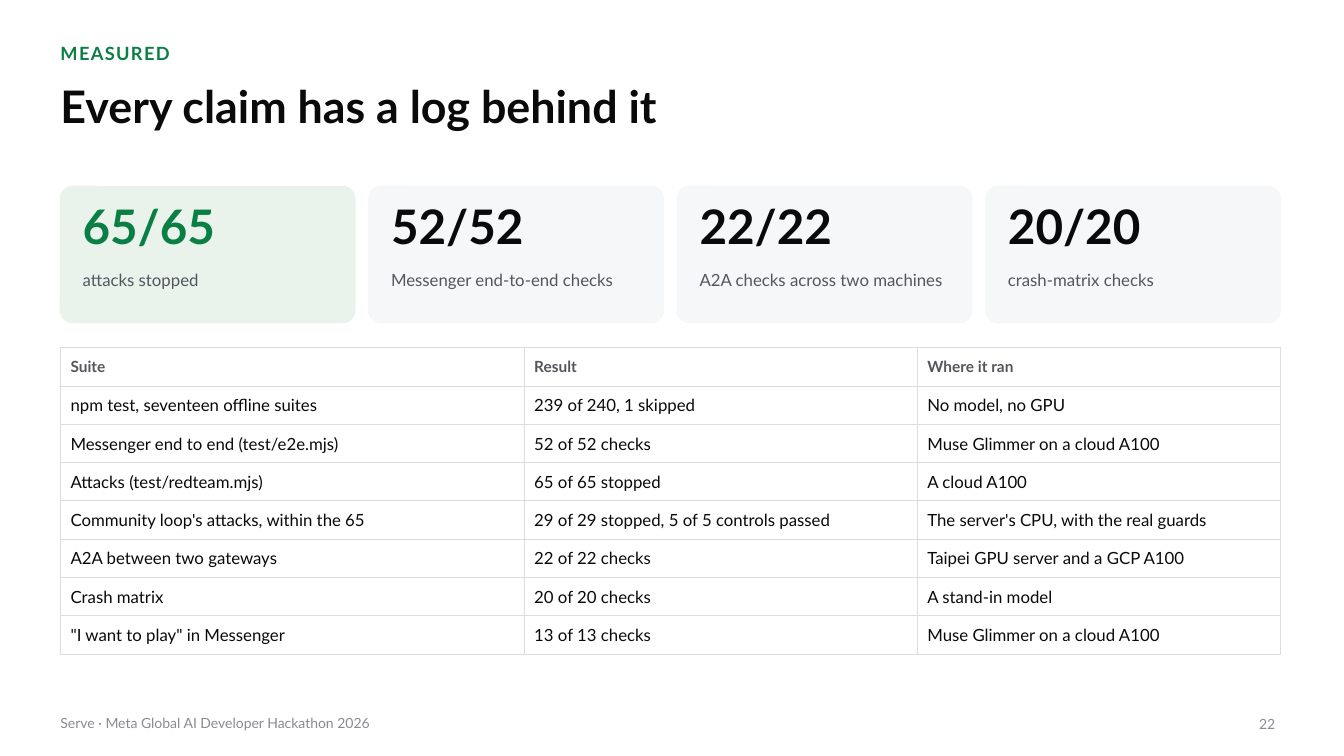
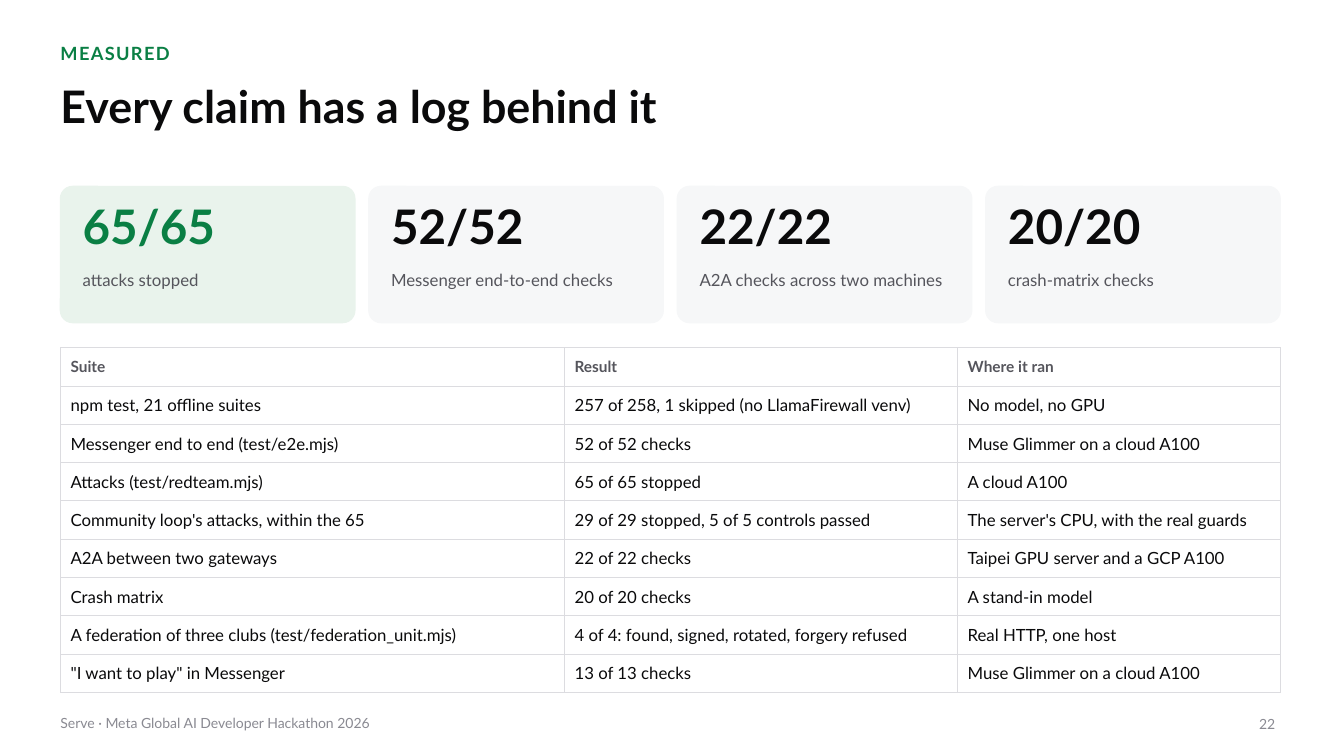
Before and after one commit to gino6178/serve-meta-hackathon, a slide deck: slide 22 of video/deck/Serve_Meta_deck.pptx. Drawn at 1344x756 pixels with LibreOffice and Linux fonts; fonts in the diff are those of the drawing. Boxes give left, top, right and bottom in pixels: in the first picture for what was removed or moved away, otherwise in the second. Text is boxed around its words. In the diff, an @@ line names an element or a change of style, - is before the commit and + after.

```diff
--- a/video/deck/Serve_Meta_deck.pptx
+++ b/video/deck/Serve_Meta_deck.pptx
@@ table at box(60, 348, 1280, 686) @@
-row 2, column 1: npm test, seventeen offline suites
+row 2, column 1: npm test, 21 offline suites
-row 2, column 2: 239 of 240, 1 skipped
+row 2, column 2: 257 of 258, 1 skipped (no LlamaFirewall venv)
+row 8: A federation of three clubs (test/federation_unit.mjs) | 4 of 4: found, signed, rotated, forgery refused | Real HTTP, one host
```
Also in this commit, not shown: 6 other slides changed, 2 other files.
